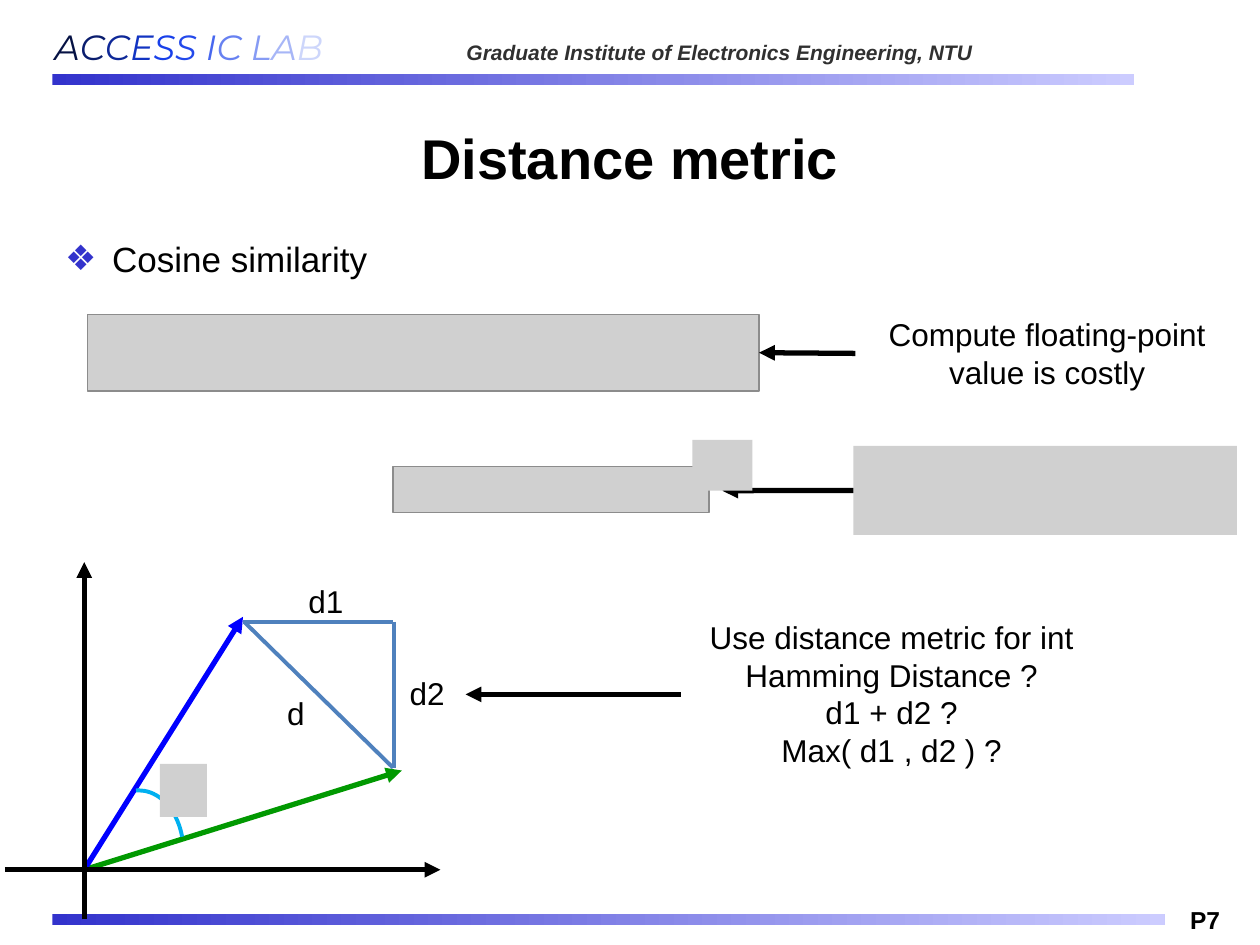
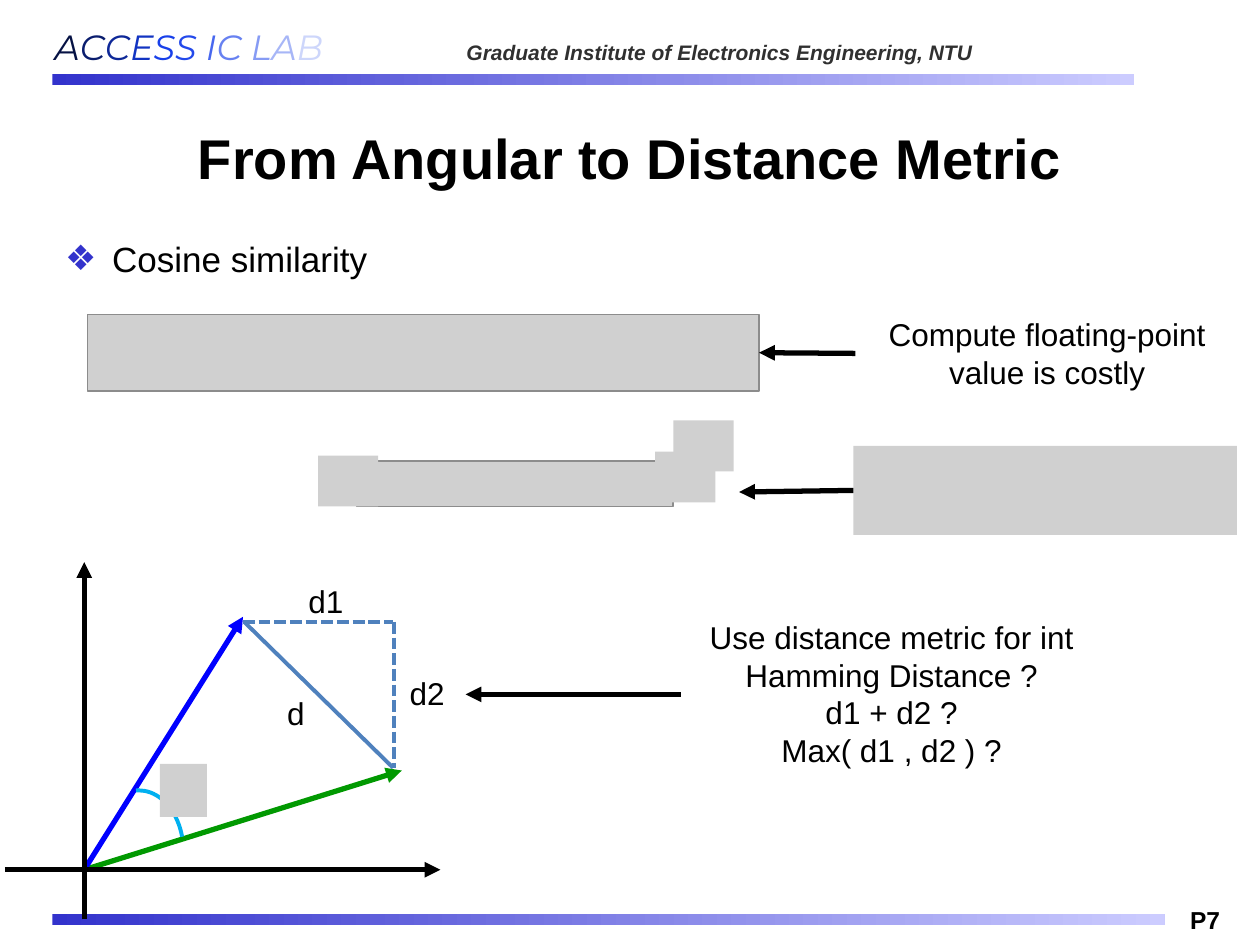
Before and after one commit to Oniontow/AndyWu_Project, a slide deck: slide 7 of IMS_NEW.pptx. Drawn at 1260x945 pixels with LibreOffice and Linux fonts; fonts in the diff are those of the drawing; grey boxes stand for pictures; background and template pictures are left out. Boxes give left, top, right and bottom in pixels: in the first picture for what was removed or moved away, otherwise in the second. Text is boxed around its words. In the diff, an @@ line names an element or a change of style, - is before the commit and + after.

```diff
--- a/IMS_NEW.pptx
+++ b/IMS_NEW.pptx
@@ title at (x1=198, y1=138, x2=1061, y2=190): text changed @@
-Distance metric
+From Angular to Distance Metric
@@ picture moved from (x1=692, y1=440, x2=752, y2=490) to (x1=673, y1=421, x2=733, y2=471) @@
@@ picture added at (x1=318, y1=456, x2=378, y2=507) @@
@@ picture moved from (x1=393, y1=466, x2=709, y2=512) to (x1=357, y1=461, x2=673, y2=507) @@
@@ picture added at (x1=655, y1=451, x2=716, y2=501) @@
@@ arrow moved from (853, 490) - (722, 490) to (853, 490) - (740, 493) @@
@@ line (243, 622) - (393, 622): stroke #4F81BD 2.25 pt to #4F81BD 2.25 pt dashed @@
@@ line (394, 622) - (394, 767): stroke #4F81BD 2.25 pt to #4F81BD 2.25 pt dashed @@
```
Also in this commit, not shown: 7 other slides changed.
